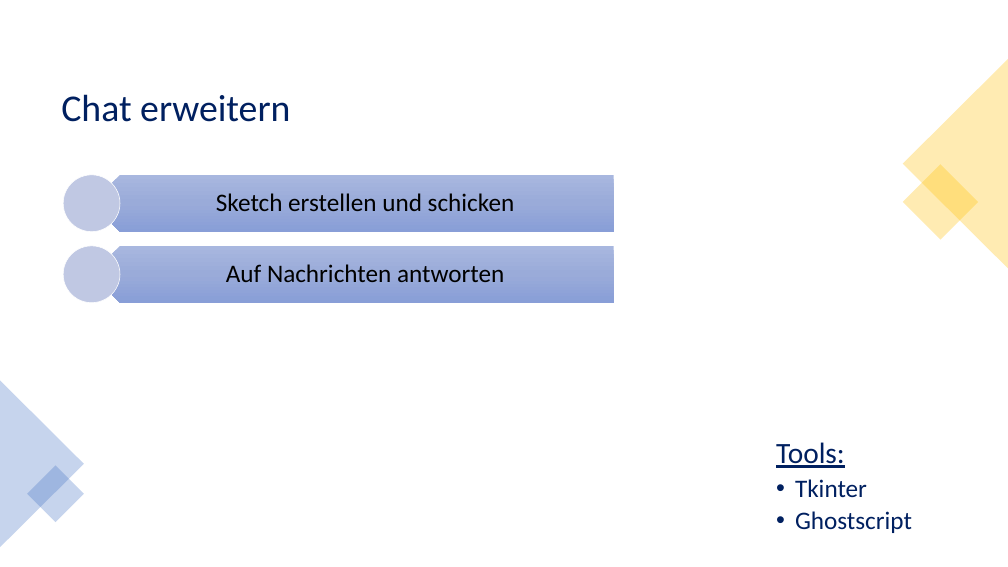
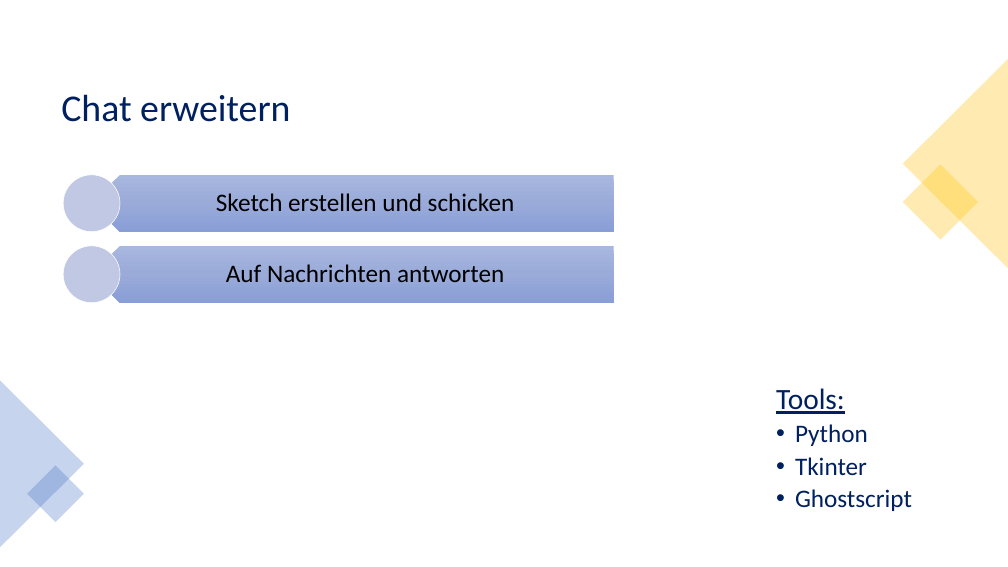
Before and after one commit to monikamultani/BACnet, a slide deck: slide 2 of 21-fs-ias-lec/groups/02-ChatApplikationSketch/presentation/BACnet_zwischenstand.pptx. Drawn at 1008x567 pixels with LibreOffice and Linux fonts; fonts in the diff are those of the drawing. Boxes give left, top, right and bottom in pixels: in the first picture for what was removed or moved away, otherwise in the second. Text is boxed around its words. In the diff, an @@ line names an element or a change of style, - is before the commit and + after.

```diff
--- a/21-fs-ias-lec/groups/02-ChatApplikationSketch/presentation/BACnet_zwischenstand.pptx
+++ b/21-fs-ias-lec/groups/02-ChatApplikationSketch/presentation/BACnet_zwischenstand.pptx
@@ text "Tools:": place and size @@
-text "Tools:" at bbox=[776, 442, 912, 533]
+text "Tools:" at bbox=[776, 388, 912, 511]
@@ text at bbox=[795, 424, 868, 446]: paragraph added @@
+  • Python
```
Also in this commit, not shown: 1 other slide changed, 1 other file.
